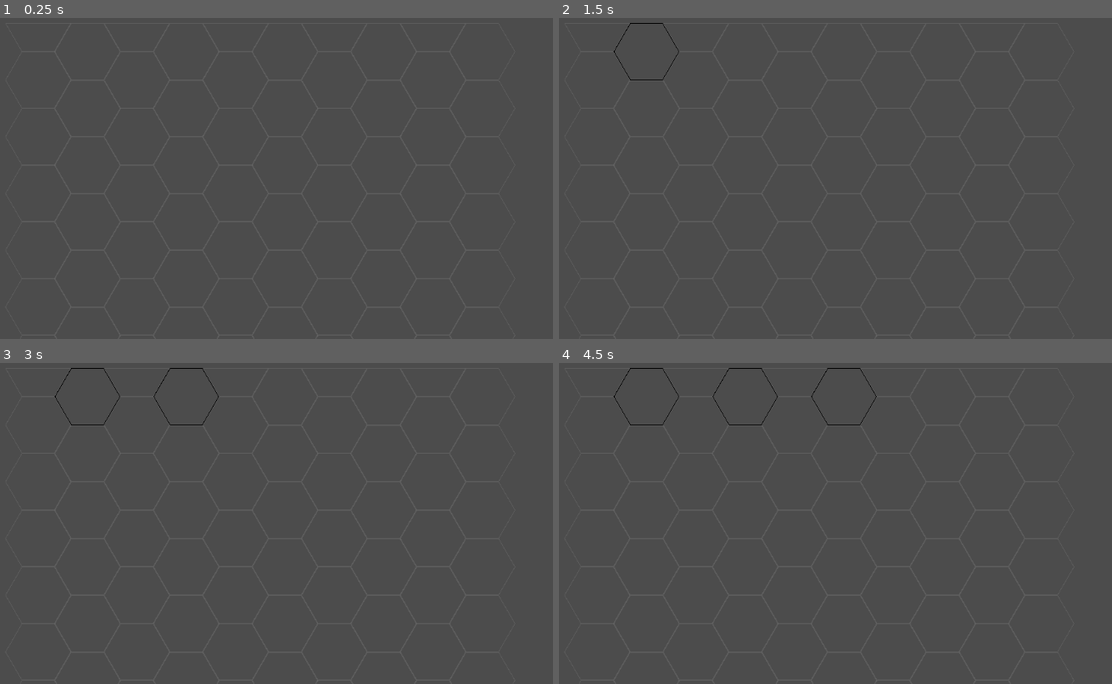
Above: before the commit, frames 1-4 (two rows, left to right).
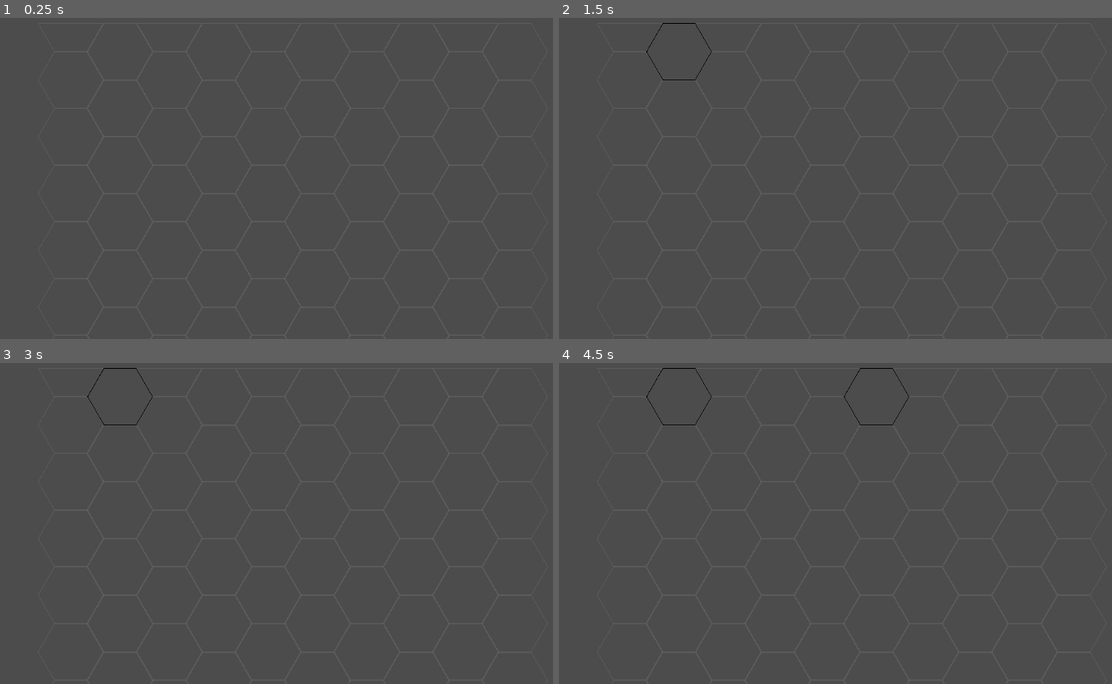
Above: after the commit, the same moments.

Repository: Ghost4dot2/HexGrid
Game: Godot game, scene res://temp.tscn
The game is run twice, just before and just after one commit, with the same random seed, the same clock (stepped at 60 frames per second) and the same inputs. The project has no main scene, so this scene is started directly.
Inputs (mouse positions are in pixels of both pictures, inside the frame that each line leads up to):
- Up to frame 1 (0.25 s): no input
- Up to frame 2 (1.5 s): tap Enter at 0.5 s; move the mouse to (597, 24) at 0.52 s; click (597, 24) at 0.67 s; tap Space at 1.25 s; move the mouse to (647, 50) at 1.27 s; click (647, 50) at 1.42 s
- Up to frame 3 (3 s): tap Enter at 2 s; move the mouse to (138, 369) at 2.02 s; click (138, 369) at 2.17 s; tap Space at 2.75 s; move the mouse to (188, 395) at 2.77 s; click (188, 395) at 2.92 s
- Up to frame 4 (4.5 s): tap Enter at 3.5 s; move the mouse to (796, 369) at 3.52 s; click (796, 369) at 3.67 s; tap Space at 4.25 s; move the mouse to (846, 395) at 4.27 s; click (846, 395) at 4.42 s

The runs differ from the first frame. In frame 2, 0.2% of the frame differs, in the area x 9-28%, y 1-20%; in frame 3, 0.3%; in frame 4, 0.4%, in the area x 9-64%, y 1-20%.

Commit message:
Added code to allow for an offset within the grid and the hex position

Diff:
--- a/Grid.gd
+++ b/Grid.gd
@@ -17,7 +17,10 @@
 	hexSize = input
 	for hex in hexagons:
 		hex.hexSize = hexSize
-		hex.updatePosition()
+		if squareOff:
+			hex.updatePosition(true)
+		else:
+			hex.updatePosition(true, true)
 
 func set_grid_height(input):
 	gridHeight = input
@@ -50,14 +53,14 @@
 	#creates initial hexes
 	var numberOfHexs = gridHeight * gridWidth
 	createHexes(numberOfHexs)
-	calculateCoordinates()
+	calculateCoordinates(true, true)
 
 func generateSquareGrid():
 	var numberOfHexs = gridHeight * gridWidth + gridWidth/2 + gridWidth % 2
 	createHexes(numberOfHexs)
 	squareOff()
-	calculateCoordinates()
-	squareOffCoordinates()
+	calculateCoordinates(true)
+	squareOffCoordinates(true)
 
 func createHexes(numberOfHexs : int):
 	for _i in range(0, numberOfHexs):
@@ -67,20 +70,20 @@
 		hexagons.append(newHex)
 		$".".add_child(newHex)
 
-func calculateCoordinates():
+func calculateCoordinates(offsetX : bool = false, offsetY : bool = false):
 	#sets grid coordinates
 	for row in range(0, gridHeight):
 		for col in range(0, gridWidth):
 			var pos = col + row*(gridWidth)
 			hexagons[pos].offsetToCube(col, row)
-			hexagons[pos].updatePosition()
+			hexagons[pos].updatePosition(offsetX, offsetY)
 			#hexagons[pos].debug()
 
-func squareOffCoordinates():
+func squareOffCoordinates(offsetX : bool = false, offsetY : bool = false):
 	for _i in range(0, gridWidth/2 + gridWidth % 2):
 		var pos = gridHeight * gridWidth + _i
 		hexagons[pos].offsetToCube(_i * 2, gridHeight)
-		hexagons[pos].updatePosition()
+		hexagons[pos].updatePosition(offsetX, offsetY)
 		hexagons[pos].hexType = "Half Top"
 		print(pos)
 
--- a/Grid.tscn
+++ b/Grid.tscn
@@ -4,6 +4,10 @@
 
 [node name="Grid" type="Node2D"]
 script = ExtResource( 1 )
-gridHeight = 3
-gridWidth = 7
+gridHeight = 4
+gridWidth = 6
 squareOff = true
+
+[node name="Line2D" type="Line2D" parent="."]
+points = PoolVector2Array( 20.8237, -1.17401, 457.316, 0.160833, 455.982, 349.221, 20.8237, 348.554, 22.1586, -1.17401 )
+default_color = Color( 0, 0, 0, 1 )
--- a/Hexagon.gd
+++ b/Hexagon.gd
@@ -115,13 +115,19 @@
 	$Outline.add_point(vertices[0])
 	$"Area2D/CollisionPolygon2D".polygon = $Outline.points
 
-func calculatePixelPosition() -> Vector2:
+func calculatePixelPosition(offset : Vector2 = Vector2(0,0)) -> Vector2:
 	# the .5 is for the line width
-	return Vector2(float(hexSize + .5) * 3.0/2.0 * float(_q), \
-				   float(hexSize + .5) * (sqrt(3.0)/2.0 * _q + sqrt(3.0) * float(_r)))
+	return Vector2(float(hexSize + .5) * 3.0/2.0 * float(_q) + offset.x, \
+				   float(hexSize + .5) * (sqrt(3.0)/2.0 * _q + sqrt(3.0) * float(_r)) + offset.y)
 
-func updatePosition():
-	set_position(calculatePixelPosition())
+func updatePosition(offsetXBySize : bool = false, offsetYBySize : bool = false):
+	var offset = Vector2(0,0)
+	if offsetXBySize:
+		offset.x = hexSize
+	if offsetYBySize:
+		offset.y = sin(PI/3) * hexSize
+
+	set_position(calculatePixelPosition(offset))
 
 func height() -> float:
 	return sqrt(3) * hexSize
